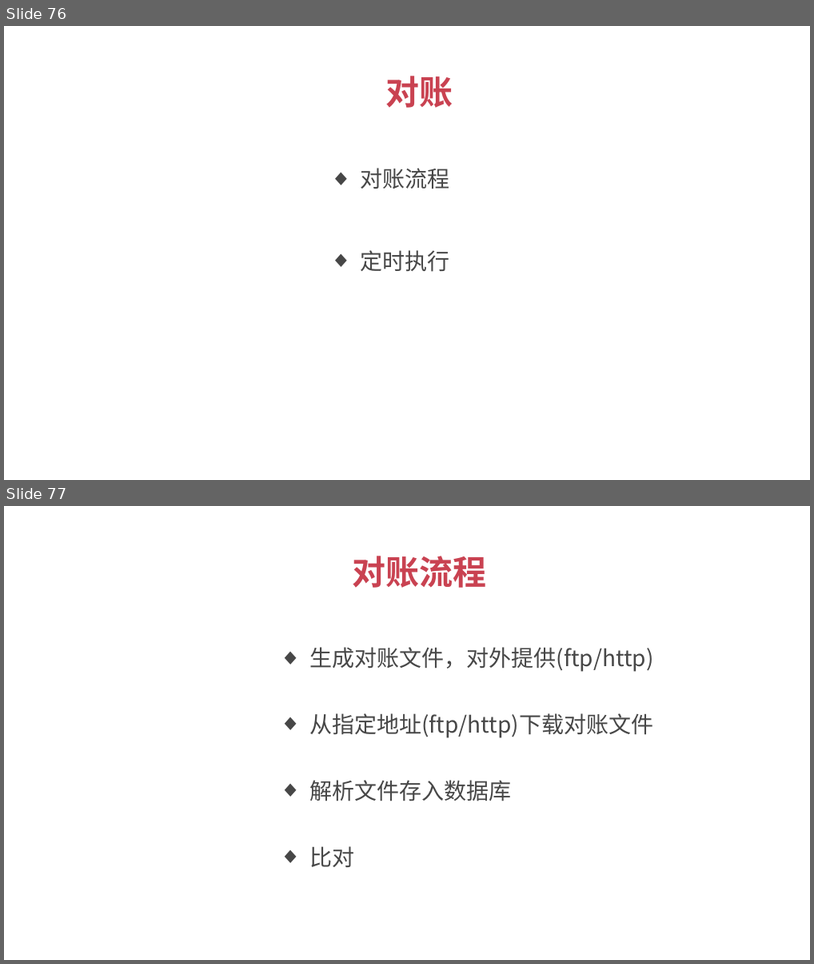
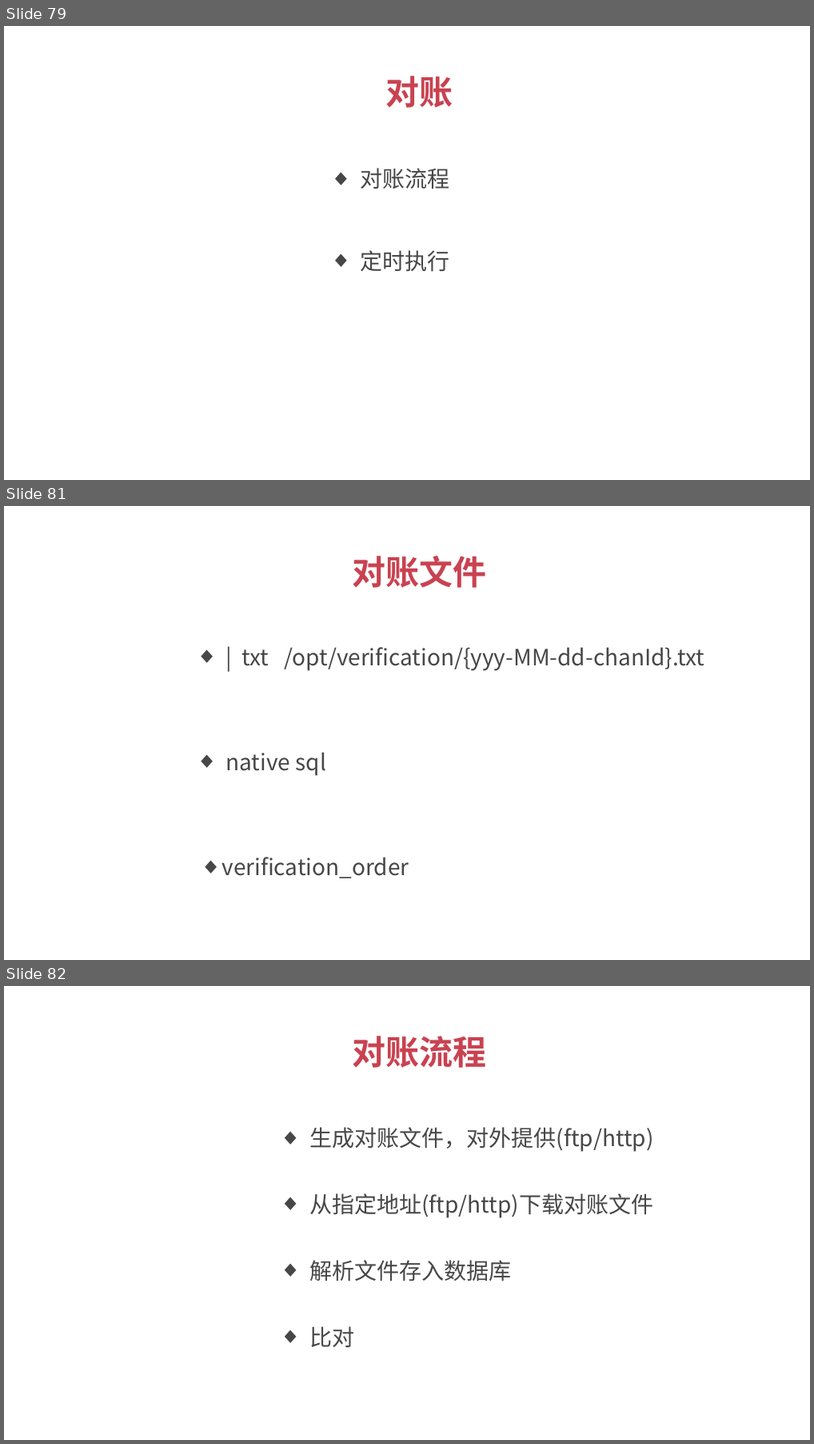
Before and after one commit to 1329555958/financial, a slide deck: 理财平台.pptx. Shown one above the other, each under a label of ours: slides 76 and 77 before the commit, slides 79, 81 and 82 after it; the slides between them are not shown. The pictures are 814x964 and 814x1444 pixels, drawn with LibreOffice and Linux fonts; fonts in the diff are those of the drawing. Boxes give left, top, right and bottom in pixels: in the first picture for what was removed or moved away, otherwise in the second. Text is boxed around its words. In the diff, an @@ line names an element or a change of style, - is before the commit and + after.

Commit message:
7.5 生成对账单

```diff
--- a/理财平台.pptx
+++ b/理财平台.pptx
@@ slide 81 added at <box>4,506,810,960</box>, background #FFFFFF @@
@@ text added at <box>353,556,487,588</box>, 30 pt, text #C94251, bold @@
+对账文件
@@ text added at <box>242,647,705,671</box>, 20 pt, text #474747 @@
+  ◆ | txt /opt/verification/{yyy-MM-dd-chanId}.txt
@@ text added at <box>226,752,326,776</box>, 20 pt, text #474747 @@
+  ◆ native sql
@@ text added at <box>222,856,410,878</box>, 20 pt, text #474747 @@
+  ◆ verification_order
@@ what was slide 76 is now slide 79 @@
@@ what was slide 77 is now slide 82 @@
```
Also in this commit, not shown: 4 other slides added, 4 other files.
